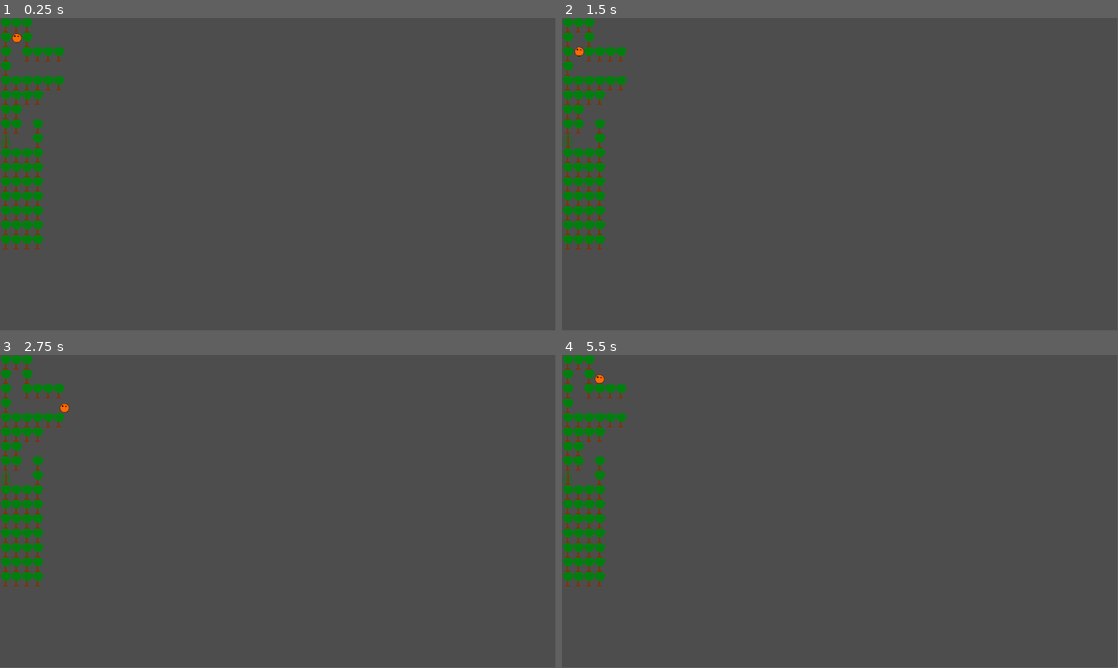
Above: before the commit, frames 1-4 (two rows, left to right).
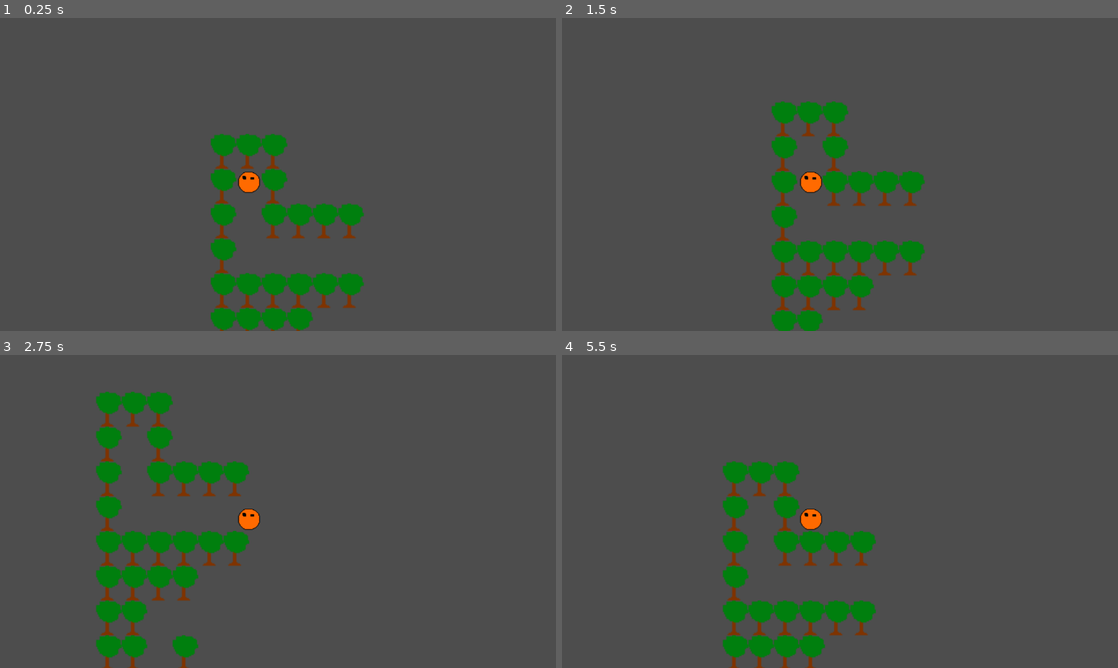
Above: after the commit, the same moments.

Repository: YCaTGameRT/SABox_World
Game: Godot game, scene res://sceneI.tscn
The game is run twice, just before and just after one commit, with the same random seed, the same clock (stepped at 60 frames per second) and the same inputs.
Inputs:
- Up to frame 1 (0.25 s): no input
- Up to frame 2 (1.5 s): tap Enter at 0.5 s; hold D (movement_right) 0.53-1.28 s; tap Space at 1.25 s; hold S (movement_down) from 1.28 s (still down)
- Up to frame 3 (2.75 s): release S (movement_down) at 2.03 s; hold D (movement_right) from 2.03 s (still down)
- Up to frame 4 (5.5 s): release D (movement_right) at 2.78 s; hold W (movement_up) 2.78-3.53 s; hold A (movement_left) 3.53-5.03 s; tap Enter at 5 s; hold S (movement_down) from 5.03 s (still down)
In our replay, the window is 799x449 before the commit and 800x450 after it. These sizes can differ from the game's own. Grey fills any space a smaller window leaves; there, only what the larger window draws over its background counts as a difference.

The runs differ from the first frame. In frame 1, 9.1% of the frame differs, in the area x 0-66%, y 0-100%; in frame 2, 9.7%; in frame 3, 11%, in the area x 0-47%, y 0-100%; in frame 4, 9.2%.

Commit message:
camera improvements

Diff:
--- a/project.godot
+++ b/project.godot
@@ -14,6 +14,11 @@
 run/main_scene="res://sceneI.tscn"
 config/features=PackedStringArray("4.1", "GL Compatibility")
 config/icon="res://icon.svg"
+
+[display]
+
+window/stretch/mode="viewport"
+window/stretch/aspect="expand"
 
 [input]
 
--- a/sceneI.tscn
+++ b/sceneI.tscn
@@ -23,6 +23,9 @@
 [node name="CollisionShape2D" type="CollisionShape2D" parent="CharacterBody2D"]
 position = Vector2(-98.4617, 28.4444)
 shape = SubResource("CircleShape2D_2bqej")
+
+[node name="Camera2D" type="Camera2D" parent="CharacterBody2D"]
+zoom = Vector2(2.4, 2.4)
 
 [node name="canvas" type="Node2D" parent="."]
 
Not shown: 1 places in sceneI.tscn that only renumber resources
